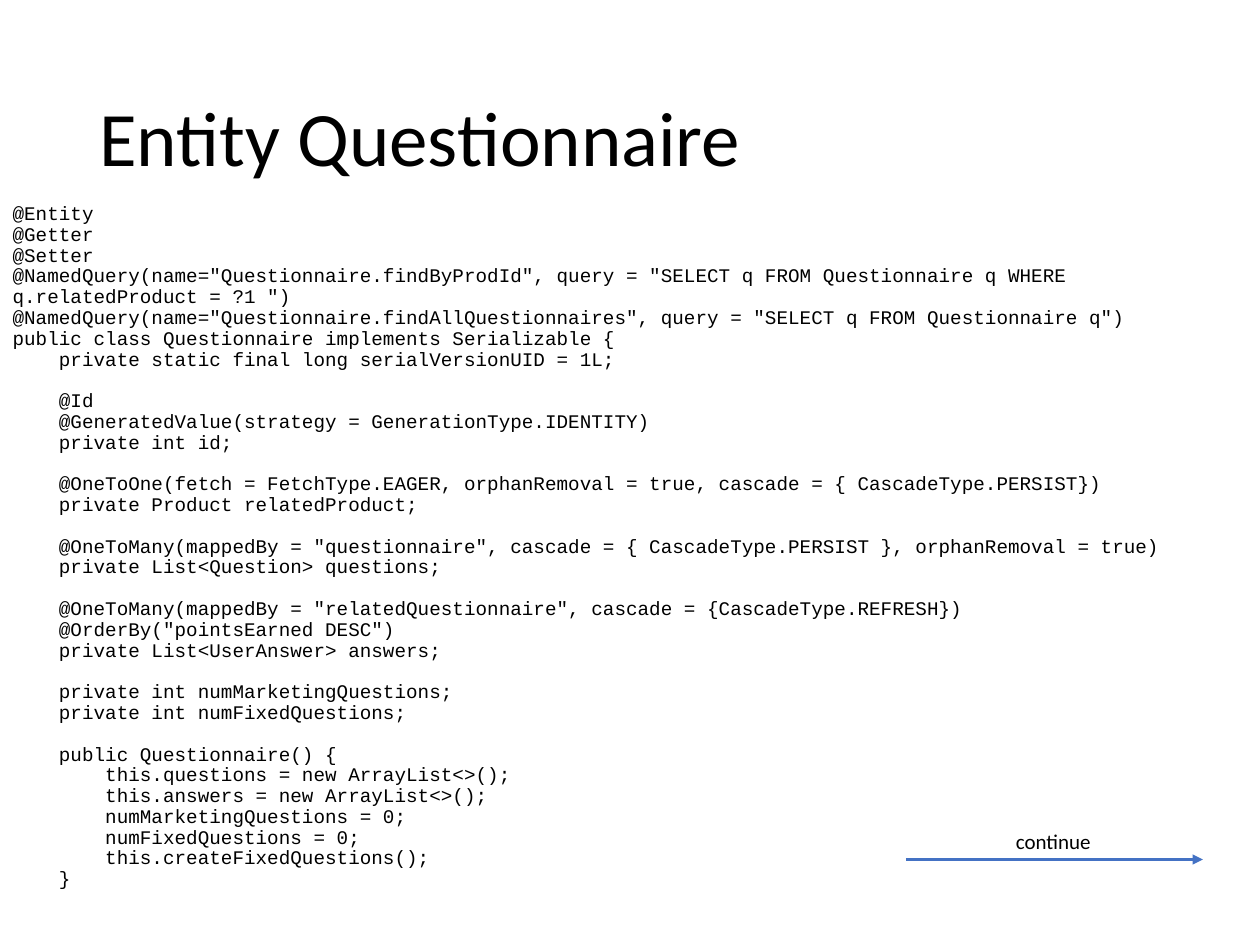
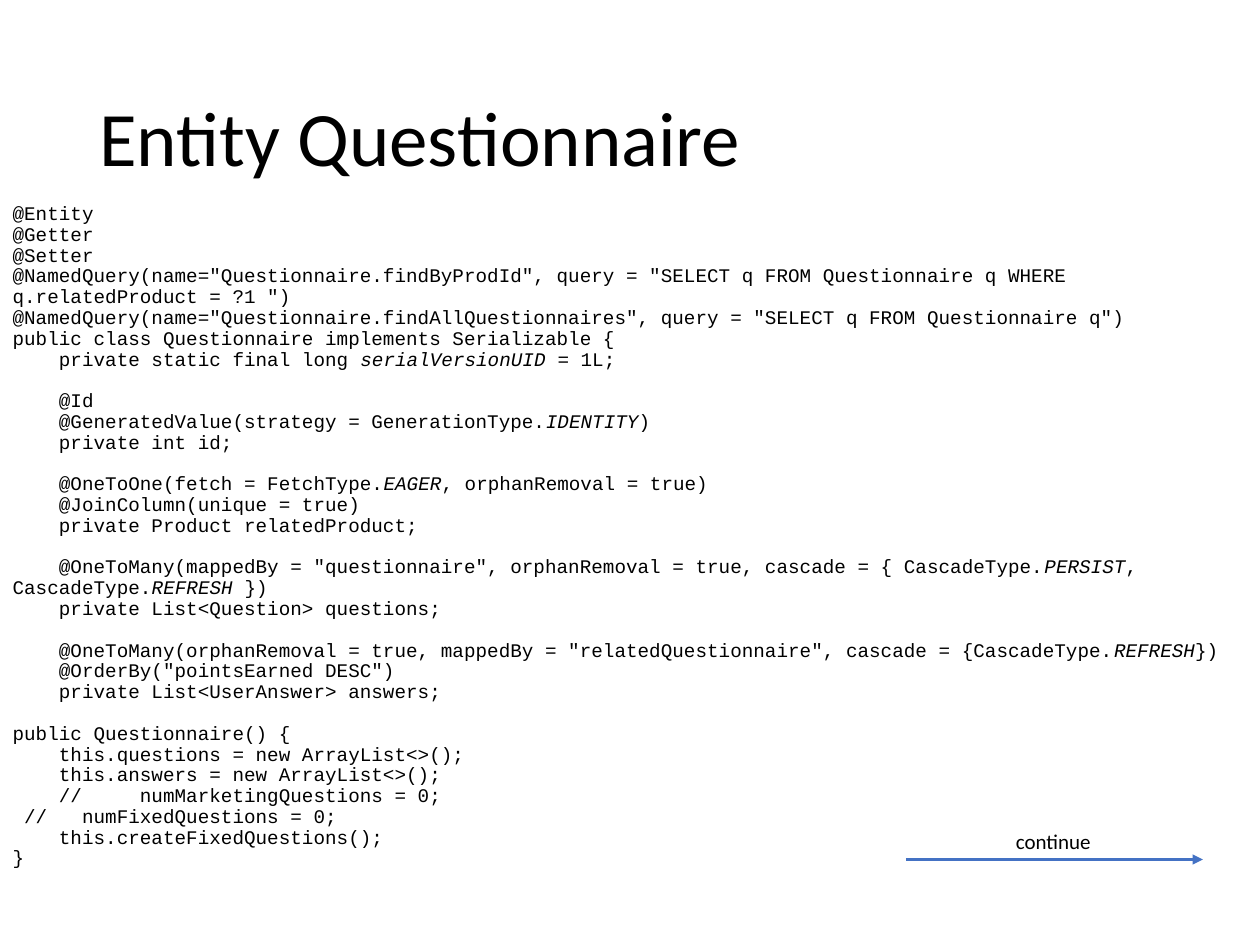
Before and after one commit to catonzio/DB2project, a slide deck: slide 15 of DB2project.pptx. Drawn at 1260x945 pixels with LibreOffice and Linux fonts; fonts in the diff are those of the drawing. Boxes give left, top, right and bottom in pixels: in the first picture for what was removed or moved away, otherwise in the second. Text is boxed around its words. In the diff, an @@ line names an element or a change of style, - is before the commit and + after.

Commit message:
Finished Presentation

```diff
--- a/DB2project.pptx
+++ b/DB2project.pptx
@@ text at (13, 207, 1218, 848): text changed @@
-@Entity
-@Getter
-@Setter
-@NamedQuery(name="Questionnaire.findByProdId", query = "SELECT q FROM Questionnaire q WHERE q.relatedProduct = ?1 ")
-@NamedQuery(name="Questionnaire.findAllQuestionnaires", query = "SELECT q FROM Questionnaire q")
-public class Questionnaire implements Serializable {
-private static final long serialVersionUID = 1L;
-@Id
-@GeneratedValue(strategy = GenerationType.IDENTITY)
-private int id;
-@OneToOne(fetch = FetchType.EAGER, orphanRemoval = true, cascade = { CascadeType.PERSIST})
-private Product relatedProduct;
-@OneToMany(mappedBy = "questionnaire", cascade = { CascadeType.PERSIST }, orphanRemoval = true)
-private List<Question> questions;
-@OneToMany(mappedBy = "relatedQuestionnaire", cascade = {CascadeType.REFRESH})
-@OrderBy("pointsEarned DESC")
-private List<UserAnswer> answers;
-private int numMarketingQuestions;
-private int numFixedQuestions;
-public Questionnaire() {
-this.questions = new ArrayList<>();
-this.answers = new ArrayList<>();
-numMarketingQuestions = 0;
-numFixedQuestions = 0;
-this.createFixedQuestions();
-}
+@Entity
+@Getter
+@Setter
+@NamedQuery(name="Questionnaire.findByProdId", query = "SELECT q FROM Questionnaire q WHERE q.relatedProduct = ?1 ")
+@NamedQuery(name="Questionnaire.findAllQuestionnaires", query = "SELECT q FROM Questionnaire q")
+public class Questionnaire implements Serializable {
+private static final long serialVersionUID = 1L;
+@Id
+@GeneratedValue(strategy = GenerationType.IDENTITY)
+private int id;
+@OneToOne(fetch = FetchType.EAGER, orphanRemoval = true)
+@JoinColumn(unique = true)
+private Product relatedProduct;
+@OneToMany(mappedBy = "questionnaire", orphanRemoval = true, cascade = { CascadeType.PERSIST, CascadeType.REFRESH })
+private List<Question> questions;
+@OneToMany(orphanRemoval = true, mappedBy = "relatedQuestionnaire", cascade = {CascadeType.REFRESH})
+@OrderBy("pointsEarned DESC")
+private List<UserAnswer> answers;
+public Questionnaire() {
+this.questions = new ArrayList<>();
+this.answers = new ArrayList<>();
+// numMarketingQuestions = 0;
+// numFixedQuestions = 0;
+this.createFixedQuestions();
+}
```
Also in this commit, not shown: 9 other slides changed, 4 slides added, 2 other files.
